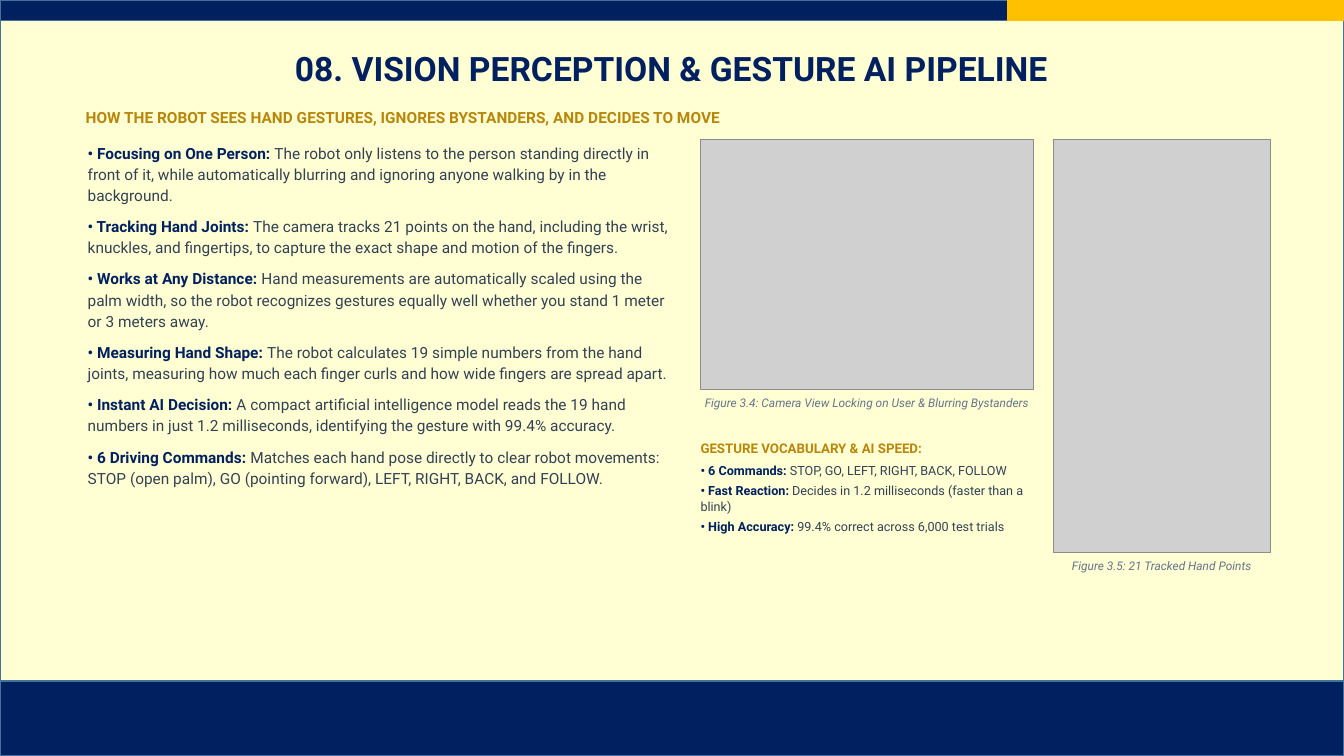
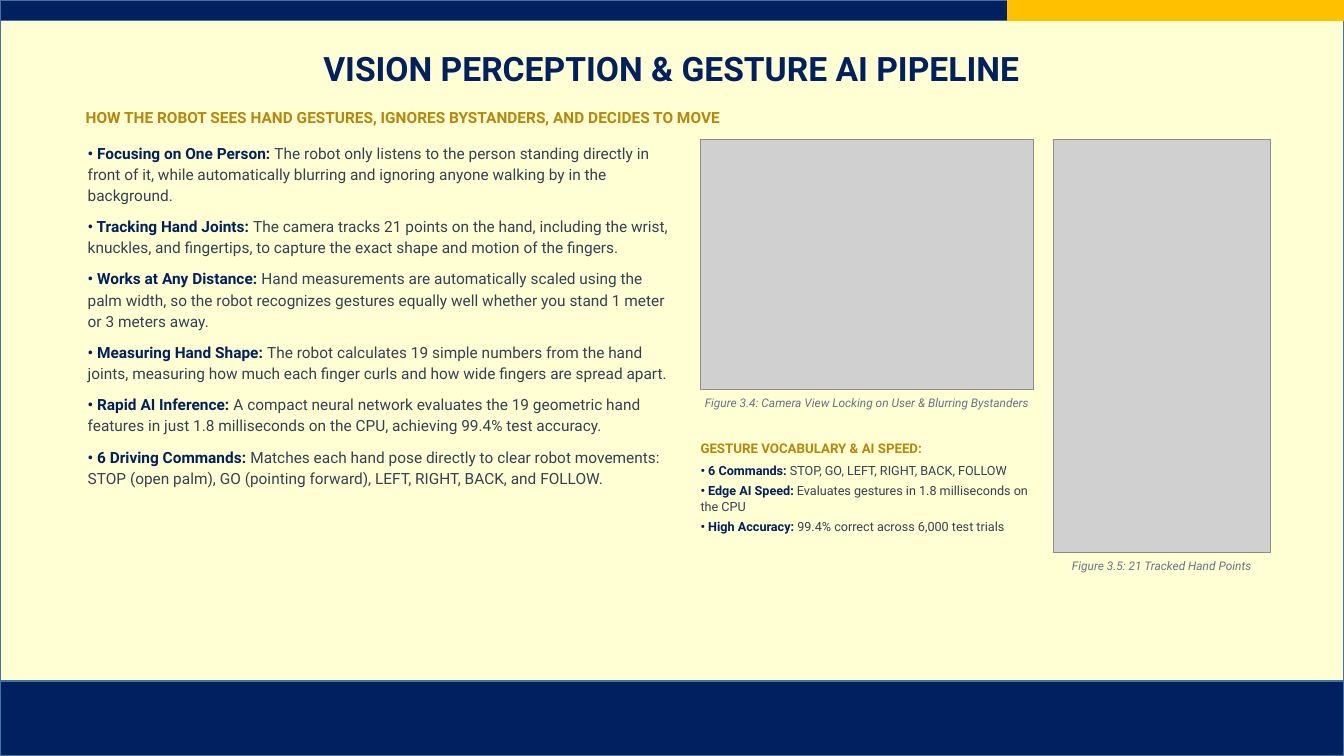
Before and after one commit to AJFACULTY/Intention-Recognition, a slide deck: slide 10 of write_up/Project Final Defense Slides_FINAL.pptx. Drawn at 1344x756 pixels with LibreOffice and Linux fonts; fonts in the diff are those of the drawing; grey boxes stand for pictures; background and template pictures are left out. Boxes give left, top, right and bottom in pixels: in the first picture for what was removed or moved away, otherwise in the second. Text is boxed around its words. In the diff, an @@ line names an element or a change of style, - is before the commit and + after.

Commit message:
fix: remove unproven eye blink wording, harmonize all 15 slide titles with outline, and eliminate discrepancies

```diff
--- a/write_up/Project Final Defense Slides_FINAL.pptx
+++ b/write_up/Project Final Defense Slides_FINAL.pptx
@@ title at (323,56,1019,82): text changed @@
-08. VISION PERCEPTION & GESTURE AI PIPELINE
+VISION PERCEPTION & GESTURE AI PIPELINE
@@ text at (88,398,640,435): text changed @@
-• Instant AI Decision: A compact artificial intelligence model reads the 19 hand numbers in just 1.2 milliseconds, identifying the gesture with 99.4% accuracy.
+• Rapid AI Inference: A compact neural network evaluates the 19 geometric hand features in just 1.8 milliseconds on the CPU, achieving 99.4% test accuracy.
@@ text at (701,485,1028,511): text changed @@
-• Fast Reaction: Decides in 1.2 milliseconds (faster than a blink)
+• Edge AI Speed: Evaluates gestures in 1.8 milliseconds on the CPU
```
Also in this commit, not shown: 12 other slides changed, 15 other files.
